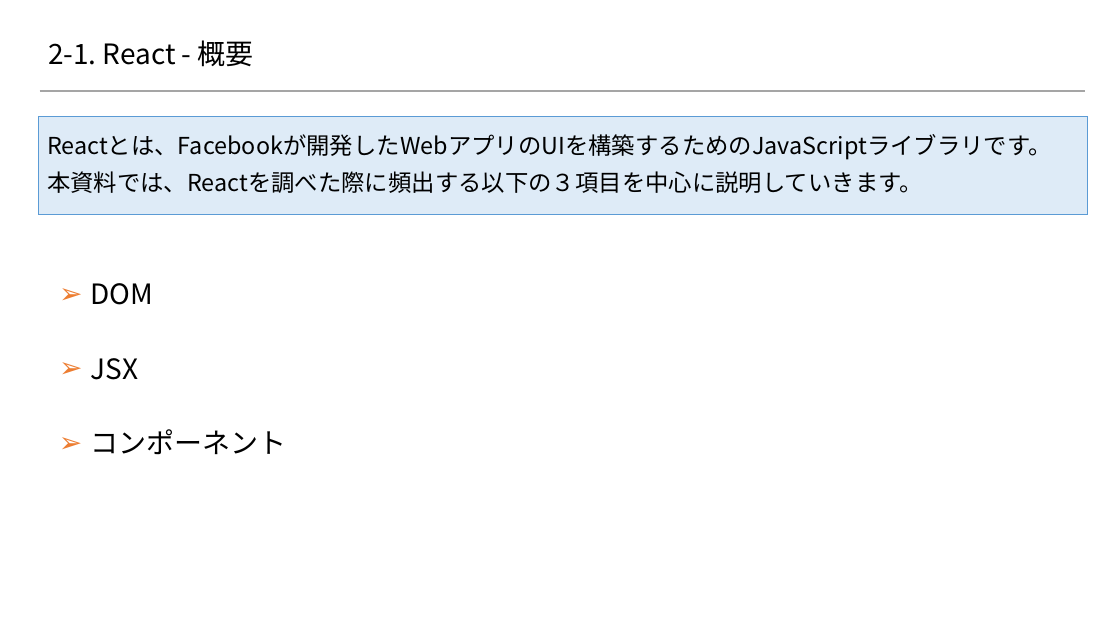
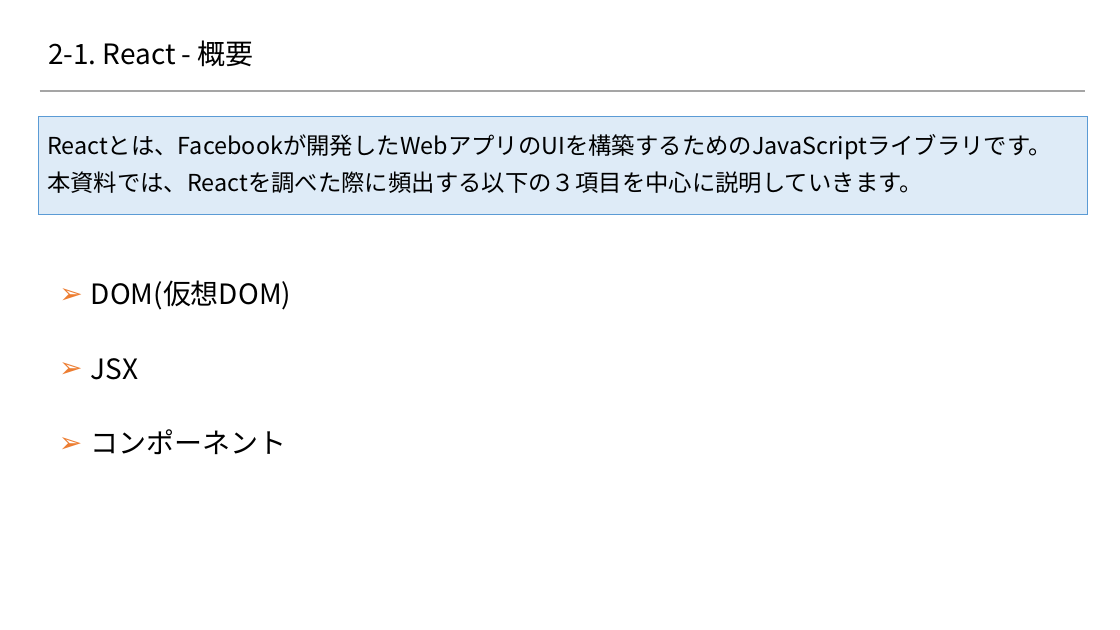
Before and after one commit to 2018SYSTEMI34/diary, a slide deck: slide 1 of doc/02_SlideShare/01.ネタ/２_Reactの基礎/2-1_React.pptx. Drawn at 1120x630 pixels with LibreOffice and Linux fonts; fonts in the diff are those of the drawing; background and template pictures are left out. Boxes give left, top, right and bottom in pixels: in the first picture for what was removed or moved away, otherwise in the second. Text is boxed around its words. In the diff, an @@ line names an element or a change of style, - is before the commit and + after.

Commit message:
微修正

```diff
--- a/doc/02_SlideShare/01.ネタ/２_Reactの基礎/2-1_React.pptx
+++ b/doc/02_SlideShare/01.ネタ/２_Reactの基礎/2-1_React.pptx
@@ text at (91, 280, 291, 310): text changed @@
-➢ DOM
+➢ DOM(仮想DOM)
```
